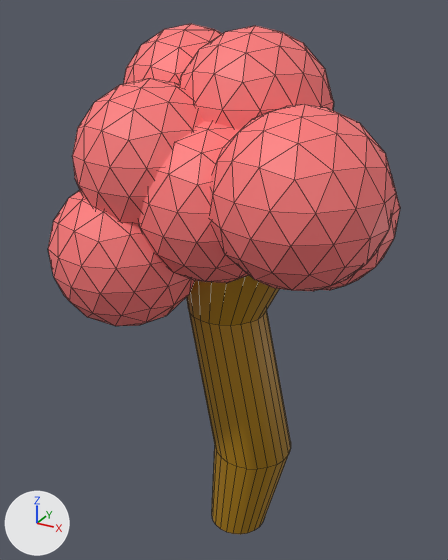
The FBX model Assets/Visuals/Models/Tree1.fbx as it was, and as the next commit left it.
One viewpoint serves both versions: a 50 mm lens placed at (11.1, -21.5, 23.2), pointed at (-0.7, -0.1, 12.5). The axes (+X, +Y, +Z) are drawn at lower left. The lights are the same throughout. Mesh edges are drawn as thin lines. Where no turn or scale is listed for an object, it has been applied to the vertices. Vertices at the same position are counted once.
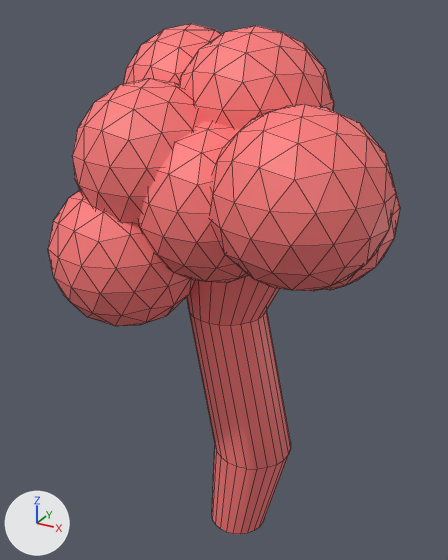
The newer file is also turned or shifted as a whole; pictures and numbers use the older file's frame.

Where the change shows, as pixel boxes (x1, y1, x2, y2) in the pictures (448 x 560 px):
part 1 of me_mesh_093, recoloured
    both: (186, 275, 291, 534)

Diff of the bpy script that builds the scene:
```diff
--- a/Assets/Visuals/Models/Tree1.fbx.py
+++ b/Assets/Visuals/Models/Tree1.fbx.py
@@ me_mesh_093 @@
 me_mesh_093.from_pydata(...)  # 1015 vertices, 1875 faces; spans x -6.5..6.8, y -6.3..5.7, z -0.1..22.6
 # used by ob_mesh46; location = (0.0, 0.0, 0.0)
+# me_mesh_093 part 1: all 75 faces that had it switch from mat_color_c08_010 (yellow #aa7c00) to mat_color_a04_007 (red #ff7a7a)
```
